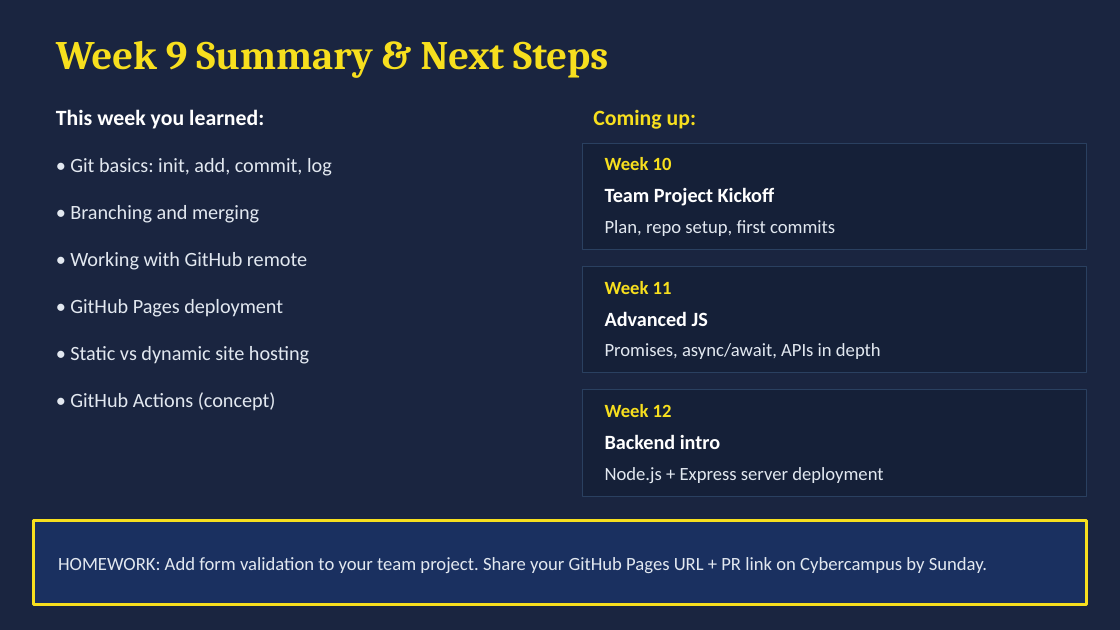
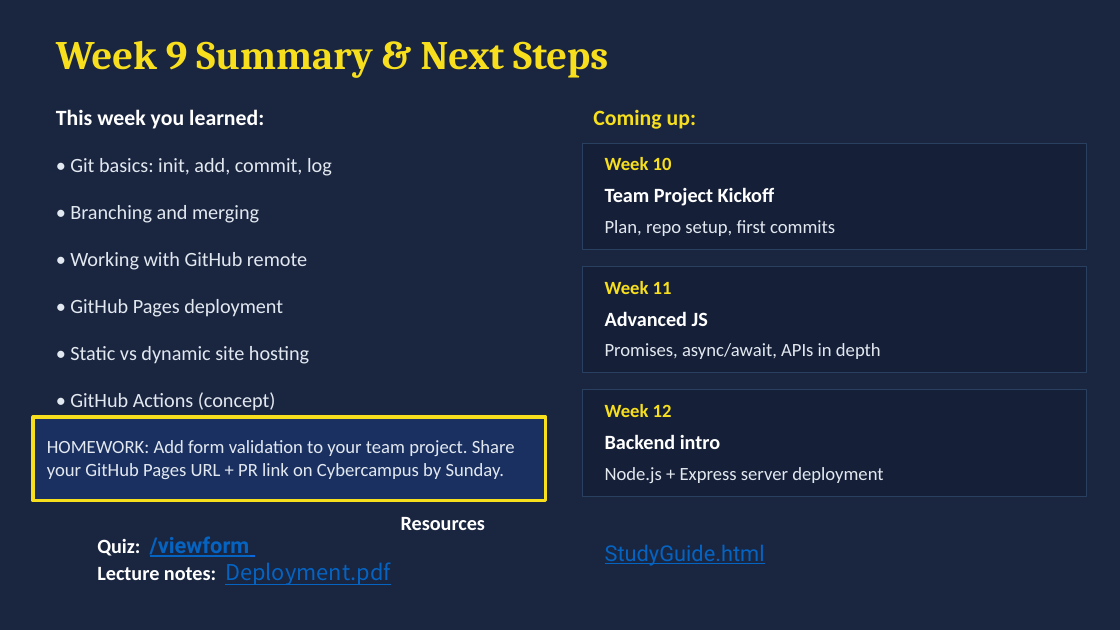
Before and after one commit to muxiddin19/WebPro, a slide deck: slide 21 of week9/WebPro_Week9_Fri_Deployment_v2.pptx. Drawn at 1120x630 pixels with LibreOffice and Linux fonts; fonts in the diff are those of the drawing. Boxes give left, top, right and bottom in pixels: in the first picture for what was removed or moved away, otherwise in the second. Text is boxed around its words. In the diff, an @@ line names an element or a change of style, - is before the commit and + after.

```diff
--- a/week9/WebPro_Week9_Fri_Deployment_v2.pptx
+++ b/week9/WebPro_Week9_Fri_Deployment_v2.pptx
@@ rectangle: place and size @@
-rectangle at (34,521,1086,605)
+rectangle at (32,417,545,501)
@@ text "HOMEWORK: Add form validation to ..." rewrapped from (58,557,987,573) to (47,440,515,479) @@
@@ text added at (97,536,250,557), 14 pt, text #0563C1, bold, underline @@
+Quiz: /viewform
@@ text added at (401,517,485,530), 13 pt, text #FFFFFF, bold @@
+Resources
@@ text added at (97,562,390,585), 14 pt, text #0563C1, underline @@
+Lecture notes: Deployment.pdf
@@ text added at (605,544,765,566), 14 pt, text #0563C1, underline @@
+StudyGuide.html
```
Also in this commit, not shown: 2 other slides changed, 1 other file.
